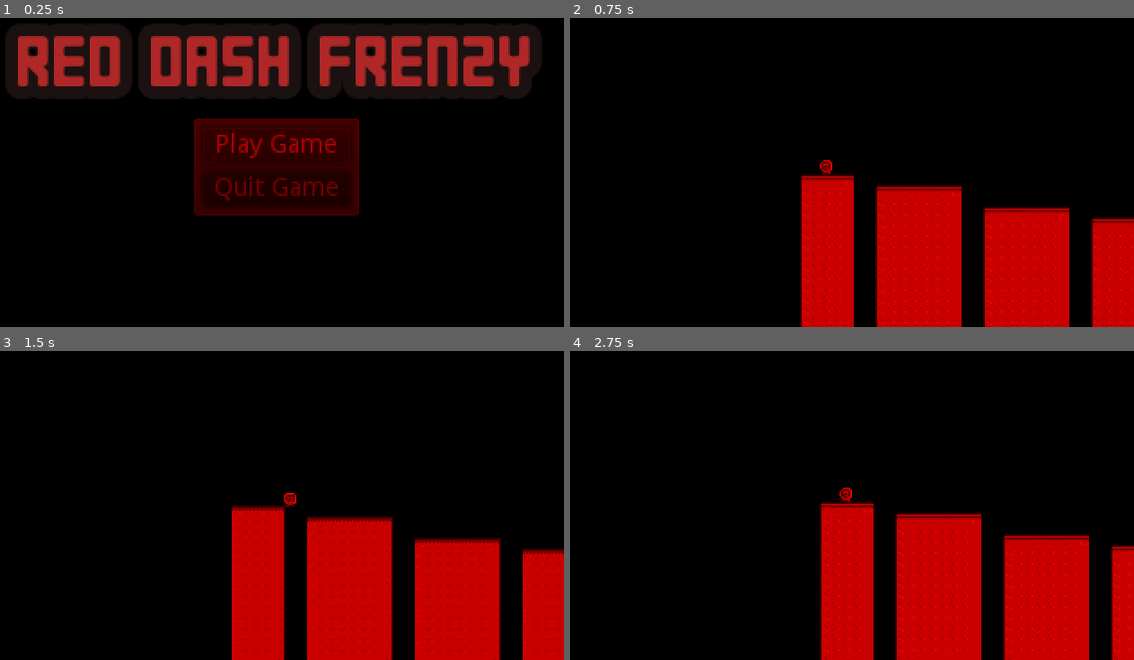
Above: before the commit, frames 1-4 (two rows, left to right).
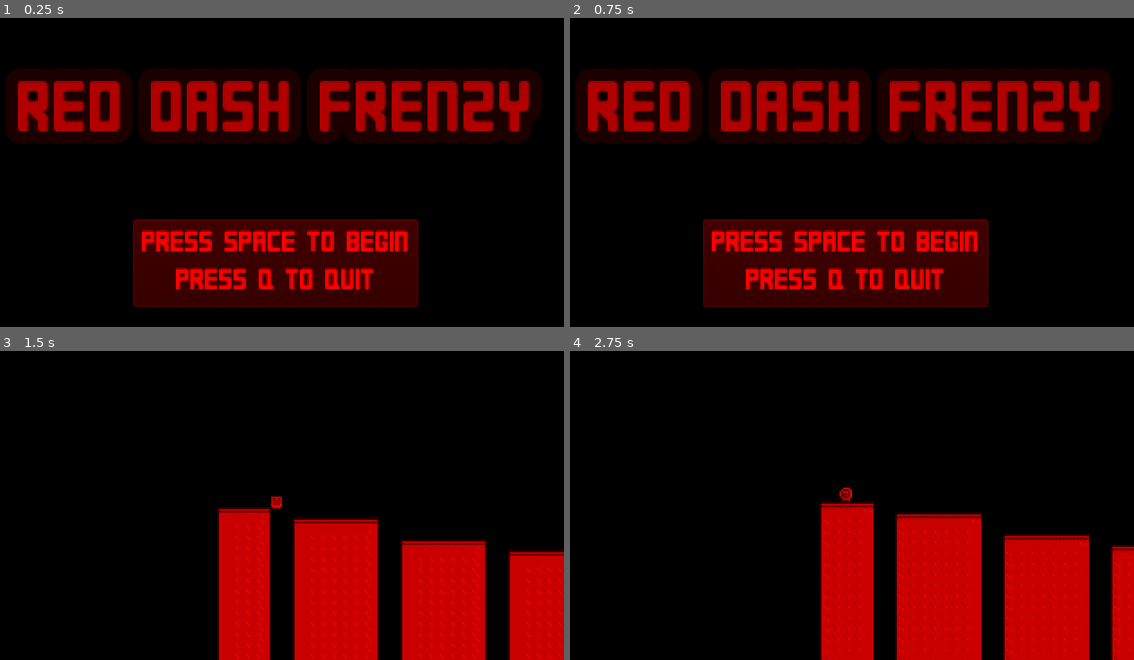
Above: after the commit, the same moments.

Repository: Rhys-Banerjee/RedDashFrenzy
Game: Godot game, scene res://Scenes/Main.tscn
The game is run twice, just before and just after one commit, with the same random seed, the same clock (stepped at 60 frames per second) and the same inputs.
Inputs (mouse positions are in pixels of both pictures, inside the frame that each line leads up to):
- Up to frame 1 (0.25 s): no input
- Up to frame 2 (0.75 s): click (846, 144) at 0.5 s, where only the run before the commit has a clickable "Play Game"
- Up to frame 3 (1.5 s): tap Space (space) at 1.25 s; hold Right (right) from 1.28 s (still down); hold Space (space) from 1.28 s (still down)
- Up to frame 4 (2.75 s): tap Q (q, bound only after the commit) at 1.55, 2.1 s; release Right (right) at 2.03 s; release Space (space) at 2.03 s; hold A (left) from 2.03 s (still down); tap Space (space) at 2.3 s

The runs differ from the first frame. In frame 1, 52% of the frame differs, in the area x 0-96%, y 2-94%; in frame 2, 48%; in frame 3, 12%; in frame 4, nothing differs.

Commit message:
Export not working

Diff:
--- a/Main Menu.gd
+++ b/Main Menu.gd
@@ -1,15 +1,23 @@
 extends CanvasLayer
 
-onready var playButton = $MarginContainer/PanelContainer/MarginContainer/VBoxContainer/Button
-onready var quitButton = $MarginContainer/PanelContainer/MarginContainer/VBoxContainer/Button2
+#onready var playButton = $MarginContainer/PanelContainer/MarginContainer/VBoxContainer/Button
+#onready var quitButton = $MarginContainer/PanelContainer/MarginContainer/VBoxContainer/Button2
 
 
 func _ready():
-	playButton.connect("pressed", self, "on_play_pressed")
-	quitButton.connect("pressed", self, "on_quit_pressed")
+	#playButton.connect("pressed", self, "on_play_pressed")
+	#quitButton.connect("pressed", self, "on_quit_pressed")
+	pass
 
-func on_play_pressed():
-	$"/root/LevelManager".change_level(0)
+#func on_play_pressed():
+	#$"/root/LevelManager".change_level(0)
 
-func on_quit_pressed():
-	get_tree().quit()
+#func on_quit_pressed():
+#	get_tree().quit()
+
+
+func _process(delta):
+	if Input.is_action_pressed("space"):
+		$"/root/LevelManager".change_level(0)
+	elif Input.is_action_just_pressed("q"):
+		get_tree().quit()
--- a/Scenes/Goal.tscn
+++ b/Scenes/Goal.tscn
@@ -26,6 +26,7 @@
 [node name="AnimatedSprite" type="AnimatedSprite" parent="."]
 position = Vector2( 9, -27 )
 frames = SubResource( 1 )
+frame = 1
 playing = true
 
 [node name="Area2D" type="Area2D" parent="."]
--- a/Scenes/LevelComplete.gd
+++ b/Scenes/LevelComplete.gd
@@ -10,6 +10,8 @@
 func _process(delta):
 	if Input.is_action_pressed("space"):
 		$"/root/LevelManager".increment_level()
+	if Input.is_action_pressed("reset"):
+		$"/root/LevelManager".reset_level()
 #func on_next_button_pressed():
 	#$"/root/LevelManager".increment_level()
 
--- a/Scenes/LevelManager.gd
+++ b/Scenes/LevelManager.gd
@@ -14,3 +14,6 @@
 
 func increment_level():
 	change_level(currentLevelIndex + 1)
+
+func reset_level():
+	change_level(currentLevelIndex)
--- a/Scenes/Levels/level__003.tscn
+++ b/Scenes/Levels/level__003.tscn
@@ -7,7 +7,7 @@
 
 [node name="TileMap" parent="." index="1"]
 position = Vector2( -9, -2 )
-tile_data = PoolIntArray( -327666, 3, 0, -327665, 3, 1, -327 …(376 unchanged characters)… 37, -65519, 3, 65537, -65518, 3, 65538, 2, 0, 0, 14, 3, 65536, 15, 3, 65537, 16, 3, 65537, 17, 3, 65537, 18, 3, 65538, 131060, 3, 0, 131061, 3, 1, 131062, 3, 1, 131063, 3, 1, 131064, 3, 2, 131069, 3, 0, 131070, 3, 1, 131071, 3, 1, 65536, 3, 1, 65537, 3, 1, 65538, 3, 1, 65539, 3, 1, 65540, 3, 1, 65541, 3, 1, 65542, 3, 2, 65550, 3, 65536, 65551, 3, 65537, 6555 …(5875 unchanged characters)…
+tile_data = PoolIntArray( -327666, 3, 0, -327665, 3, 1, -327 …(376 unchanged characters)… 37, -65519, 3, 65537, -65518, 3, 65538, 65533, 3, 0, 65534, 3, 1, 65535, 3, 1, 0, 3, 1, 1, 3, 1, 2, 3, 1, 3, 3, 1, 4, 3, 1, 5, 3, 1, 6, 3, 2, 14, 3, 65536, 15, 3, 65537, 16, 3, 65537, 17, 3, 65537, 18, 3, 65538, 131060, 3, 0, 131061, 3, 1, 131062, 3, 1, 131063, 3, 1, 131064, 3, 2, 131069, 3, 65536, 131070, 3, 65537, 131071, 3, 65537, 65536, 3, 65537, 65537, 3, 65537, 65538, 3, 65537, 65539, 3, 65537, 65540, 3, 65537, 65541, 3, 65537, 65542, 3, 65538, 65550, 3, 65536, 65551, 3, 65537, 6555 …(5875 unchanged characters)…
 
 [node name="Goal" parent="." index="2"]
 position = Vector2( 319, -92 )
--- a/Scenes/Main Menu.tscn
+++ b/Scenes/Main Menu.tscn
@@ -10,56 +10,54 @@
 outline_color = Color( 0.113725, 0.0705882, 0.0705882, 1 )
 font_data = ExtResource( 3 )
 
+[sub_resource type="DynamicFont" id=2]
+font_data = ExtResource( 3 )
+
 [node name="Main Menu" type="CanvasLayer"]
 script = ExtResource( 1 )
 
 [node name="MarginContainer" type="MarginContainer" parent="."]
 modulate = Color( 1, 0, 0, 1 )
 anchor_right = 1.0
-anchor_bottom = 1.0
+anchor_bottom = 0.679
 margin_top = 1.0
 margin_bottom = 1.0
 
-[node name="PanelContainer" type="PanelContainer" parent="MarginContainer"]
-margin_left = 112.0
-margin_top = 61.0
-margin_right = 208.0
-margin_bottom = 119.0
-size_flags_horizontal = 4
-size_flags_vertical = 4
-
-[node name="MarginContainer" type="MarginContainer" parent="MarginContainer/PanelContainer"]
-margin_left = 7.0
-margin_top = 7.0
-margin_right = 89.0
-margin_bottom = 51.0
-
-[node name="VBoxContainer" type="VBoxContainer" parent="MarginContainer/PanelContainer/MarginContainer"]
-margin_right = 82.0
-margin_bottom = 44.0
-
-[node name="Button" type="Button" parent="MarginContainer/PanelContainer/MarginContainer/VBoxContainer"]
-modulate = Color( 0.788235, 0.458824, 0.705882, 1 )
-margin_right = 82.0
-margin_bottom = 20.0
-text = "Play Game"
-
-[node name="Button2" type="Button" parent="MarginContainer/PanelContainer/MarginContainer/VBoxContainer"]
-modulate = Color( 0.517647, 0.0509804, 0.0509804, 1 )
-margin_top = 24.0
-margin_right = 82.0
-margin_bottom = 44.0
-text = "Quit Game"
+[node name="Label" type="Label" parent="MarginContainer"]
+margin_top = 39.0
+margin_right = 320.0
+margin_bottom = 82.0
+custom_colors/font_color = Color( 0.694118, 0.156863, 0.156863, 1 )
+custom_fonts/font = SubResource( 1 )
+text = "RED DASH FRENZY"
+align = 1
 
 [node name="Camera2D" type="Camera2D" parent="."]
 position = Vector2( 160, 90 )
 script = ExtResource( 2 )
 
-[node name="Label" type="Label" parent="."]
-margin_top = 15.0
-margin_right = 320.0
-margin_bottom = 58.0
-custom_colors/font_color = Color( 0.694118, 0.156863, 0.156863, 1 )
-custom_fonts/font = SubResource( 1 )
-text = "RED DASH FRENZY"
+[node name="MarginContainer2" type="MarginContainer" parent="."]
+modulate = Color( 1, 0, 0, 1 )
+anchor_top = 0.608
+anchor_right = 1.0
+anchor_bottom = 1.0
+margin_top = 1.0
+margin_bottom = 1.0
+
+[node name="PanelContainer" type="PanelContainer" parent="MarginContainer2"]
+margin_left = 78.0
+margin_top = 8.0
+margin_right = 241.0
+margin_bottom = 61.0
+size_flags_horizontal = 4
+size_flags_vertical = 4
+
+[node name="Label" type="Label" parent="MarginContainer2/PanelContainer"]
+margin_left = 7.0
+margin_top = 7.0
+margin_right = 156.0
+margin_bottom = 46.0
+custom_fonts/font = SubResource( 2 )
+text = "PRESS SPACE TO BEGIN
+PRESS Q TO QUIT"
 align = 1
--- a/project.godot
+++ b/project.godot
@@ -13,6 +13,7 @@
 config/name="DashGamePrototype"
 run/main_scene="res://Scenes/Main.tscn"
 config/icon="res://icon.png"
+config/windows_native_icon="res://icon.ico"
 
 [autoload]
 
@@ -81,6 +82,11 @@
 "events": [ Object(InputEventKey,"resource_local_to_scene":false,"resource_name":"","device":0,"alt":false,"shift":false,"control":false,"meta":false,"command":false,"pressed":false,"scancode":0,"physical_scancode":16777221,"unicode":0,"echo":false,"script":null)
  ]
 }
+q={
+"deadzone": 0.5,
+"events": [ Object(InputEventKey,"resource_local_to_scene":false,"resource_name":"","device":0,"alt":false,"shift":false,"control":false,"meta":false,"command":false,"pressed":false,"scancode":0,"physical_scancode":81,"unicode":0,"echo":false,"script":null)
+ ]
+}
 
 [layer_names]
 
Not shown, added: Assets/Art/My project.png.import
Binary file added: Assets/Art/icon.ico
Binary file added: Assets/Art/icon.png
Not shown, added: Assets/Art/icon.png.import
Not shown: 1 places in Scenes/Main Menu.tscn that only renumber resources
Binary file added: Scenes/icon.ico
Binary file added: Scenes/icon.png
Not shown, added: Scenes/icon.png.import
Not shown, added: export_presets.cfg
Binary file added: icon.ico
Binary file changed: icon.png
Not shown, added: Windows/RedDashFrenzy.exe
(and 1 more such lines)
